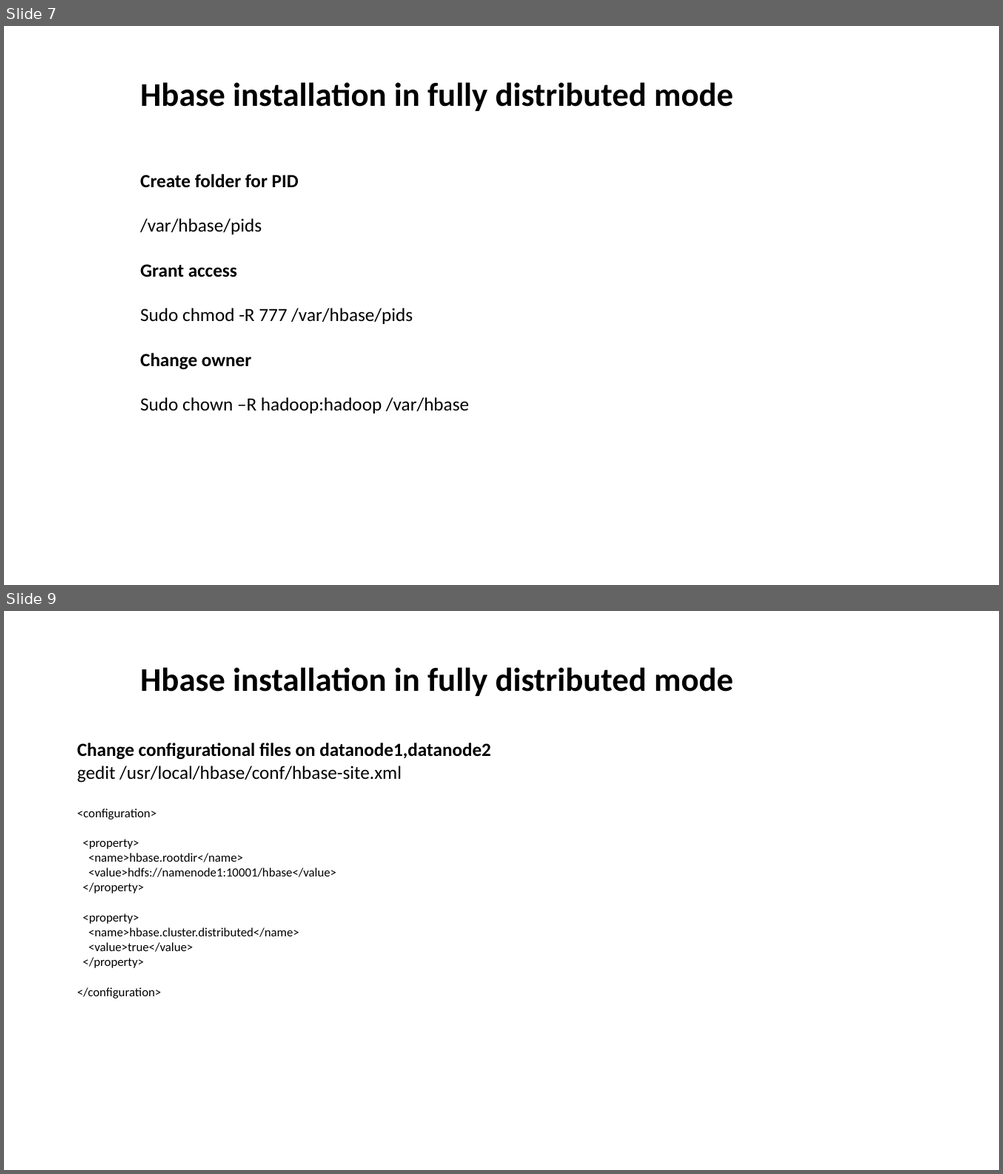
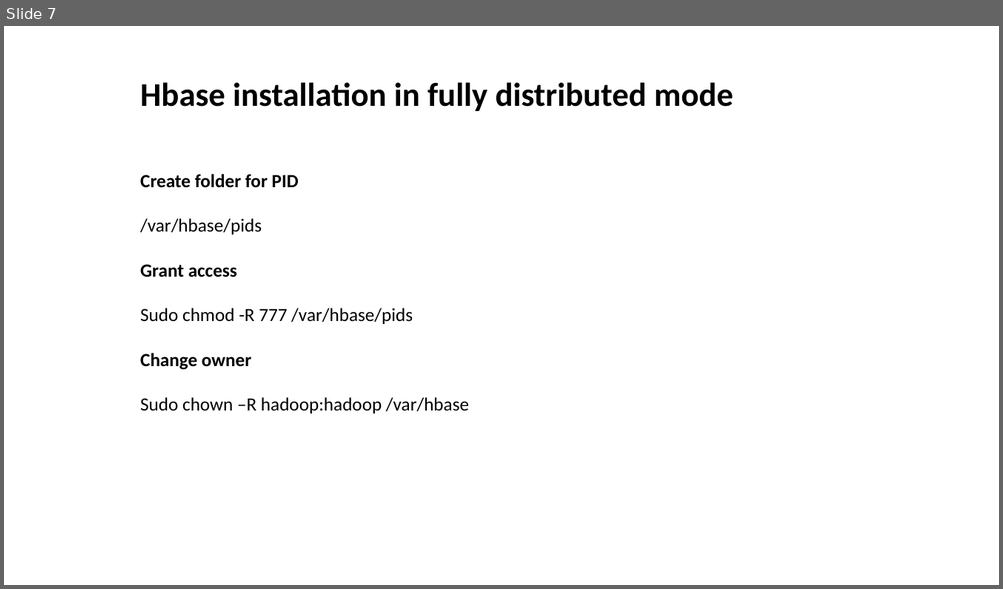
Before and after one commit to aashmishra/Bigdata_ppt, a slide deck: hbase.pptx. Shown one above the other, each under a label of ours: slides 7 and 9 before the commit, slide 7 after it; the slides between them are not shown. The pictures are 1003x1174 and 1003x589 pixels, drawn with LibreOffice and Linux fonts; fonts in the diff are those of the drawing. Boxes give left, top, right and bottom in pixels: in the first picture for what was removed or moved away, otherwise in the second. Text is boxed around its words. In the diff, an @@ line names an element or a change of style, - is before the commit and + after.

```diff
--- a/hbase.pptx
+++ b/hbase.pptx
@@ slide 9 removed at (x1=4, y1=611, x2=999, y2=1170), background #FFFFFF @@
@@ text removed at (x1=140, y1=667, x2=733, y2=696) @@
-Hbase installation in fully distributed mode
@@ text removed at (x1=77, y1=743, x2=491, y2=999) @@
-Change configurational files on datanode1,datanode2
-gedit /usr/local/hbase/conf/hbase-site.xml
-<configuration>
-<property>
-<name>hbase.rootdir</name>
-<value>hdfs://namenode1:10001/hbase</value>
-</property>
-<property>
-<name>hbase.cluster.distributed</name>
-<value>true</value>
-</property>
-</configuration>
```
Also in this commit, not shown: 6 slides changed, 5 slides added, 1 other slide removed.
